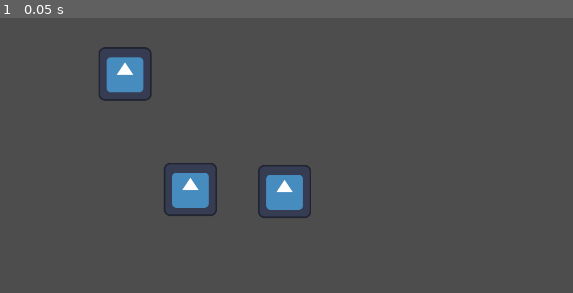
Above: before the commit, frame 1.
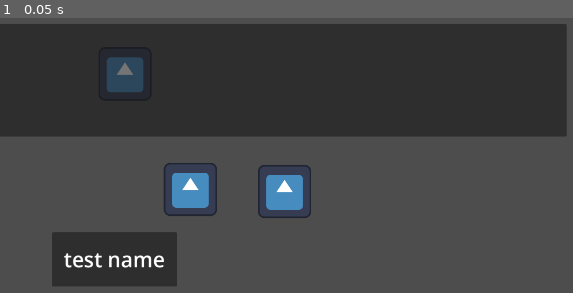
Above: after the commit, the same moment.

Repository: YYF233333/Ring-engine
Game: Godot game, scene res://scenes/main.tscn
The game is run twice, just before and just after one commit, with the same random seed, the same clock (stepped at 60 frames per second) and the same inputs. The engine's default icon, where the game draws it, is replaced by a stand-in: a white triangle on a blue panel in a dark square.
Inputs:
- Up to frame 1 (0.05 s): no input

The runs differ from the first frame. In frame 1, 44% of the frame differs, in the area x 0-99%, y 2-98%.
Error in both runs: Assertion failed. (res://modules/utils/assert.gd:33)

Commit message:
[REFACT] rework asset system

Diff:
--- a/modules/assets/asset.gd
+++ b/modules/assets/asset.gd
@@ -29,6 +29,8 @@
 ##  2. Construct by [Assets] system while init, mostly static assets with predefined
 ##      name. They are managed by [Assets] and act as a simpler interface to filesystem.
 
+## Used to identify an asset's type if one accidentally covert it to [Asset],
+## it is ok to just ignore this.
 enum AssetType{JSON, SCENE, IMAGE, AUDIO, OTHER}
 
 ## Asset name, used by other parts of the engine as well as scripts.
--- a/modules/assets/assets.gd
+++ b/modules/assets/assets.gd
@@ -2,46 +2,67 @@
 extends Node
 
 
-## 全局命名空间中的素材索引
-var global_asset: Dictionary = {}
+## 素材/素材组全局命名空间
+var global_namespace: Dictionary = {}
 
-## 素材组索引
-var group: Dictionary = {}
+## assets folder structure
+var asset_tree: Dictionary = {}
 
 func _ready() -> void:
-    var global_file: Dictionary = Asset.new_json("res://config/assets.json"
-        ).try_load().expect("Asset meta broken")
-    for name in global_file.keys():
-        var path = global_file[name][0]
-        var type = global_file[name][1]
-        global_asset[name] = _create_asset_with_type(name, path, type)
+    var assets: Dictionary = Asset.new_json("res://config/assets.json"
+        ).try_load().expect("Assets meta broken")
+    # build asset_tree
+    for name in assets:
+        asset_tree[name] = _parse_entry(name, assets[name])
+        global_namespace[name] = asset_tree[name]
 
-    var group_file: Dictionary = Asset.new_json("res://config/groups.json"
-        ).try_load().expect("Asset group meta broken")
-    for name in group_file.keys():
-        var g = AssetGroup.new(name)
-        for member in group_file[name]:
-            match typeof(member):
-                TYPE_STRING: g.add_member(global_asset[member])
-                TYPE_ARRAY:
-                    assert(member.size() == 3)
-                    g.add_member(_create_asset_with_type(member[0], member[1], member[2]))
-                _: Assert.unreachable()
-        group[name] = g
+## Return Asset/Group corresponding to the name in global namespace.
+func get_global(name: String) -> Option:
+    if not global_namespace.has(name):
+        return Option.None()
+    return Option.Some(global_namespace[name])
 
-func get_asset(name: String) -> Option:
-    if not global_asset.has(name):
-        return Option.None()
-    return Option.Some(global_asset[name])
+## Add an Asset/Group to global namespace,
+## return error if name conflict with exist Asset/Group.
+func add_to_global(obj) -> Result:
+    if global_namespace.has(obj.name):
+        return Result.Err("Name conflict")
+    global_namespace[obj.name] = obj
+    return Result.Ok()
 
-func get_group(name: String) -> Option:
-    if not group.has(name):
-        return Option.None()
-    return Option.Some(group[name])
+## Remove an Asset/Group corresponding to the name from global namespace,
+## return [code]true[/code] if it does exists, otherwise [code]false[/code].
+func remove_from_global(name: String) -> bool:
+    return global_namespace.erase(name)
+
+func _parse_entry(key: String, val: Dictionary):
+    print("parse entry ", key)
+    if val["type"] == "GROUP":
+        return _parse_group(key, val)
+    else:
+        return _parse_asset(key, val)
+
+func _parse_group(key: String, val: Dictionary) -> AssetGroup:
+    assert(val["type"] == "GROUP")
+    var ret = AssetGroup.new(key)
+    var members: Dictionary = val["members"]
+    for name in members:
+        ret.add_member(_parse_entry(name, members[name]))
+    if val.get("global", false):
+        global_namespace[key] = ret
+    return ret
+
+func _parse_asset(key: String, val: Dictionary):
+    var path = val["path"]
+    var asset = _create_asset_with_type(key, val["path"], val["type"])
+    if val.get("global", false):
+        global_namespace[key] = asset
+    return asset
+
 
 static func _create_asset_with_type(name, path, type):
     match type:
         "JSON": return JsonAsset.new(name, path)
         "SCENE": return SceneAsset.new(name, path)
         "IMAGE": return ImageAsset.new(name, path)
-    Assert.unreachable()
+    return Assert.unreachable()
--- a/modules/character/character.gd
+++ b/modules/character/character.gd
@@ -7,4 +7,4 @@
 ## When add to the SceneTree, this node provide an interface to all functionality needed,
 ## and manually alter inner nodes should be disallowed.
 
-var standing
+@onready var standing := $standing
--- a/modules/textbox/textbox.gd
+++ b/modules/textbox/textbox.gd
@@ -5,6 +5,28 @@
 ## assign in editor
 @export var namebox: Label
 
+var tween: Tween
+
+## 是否启用文本动画
+var animation: bool = true
+
+func _ready() -> void:
+    # force setting root control size
+    self.size = get_tree().root.size
+
 func unload():
     get_parent().remove_child(self)
     self.queue_free()
+
+func show_text(text: String, append := false) -> void:
+    textbox.text = text
+    if animation:
+        if tween != null:
+            tween.kill()
+        tween = create_tween().set_parallel()
+        textbox.visible_characters = 0
+        tween.tween_property(
+            textbox, "visible_characters", textbox.get_total_character_count(), 1.0)
+
+func show_name(name: String) -> void:
+    namebox.text = name
--- a/project.godot
+++ b/project.godot
@@ -33,10 +33,6 @@
 
 project/assembly_name="Ring Engine"
 
-[editor]
-
-export/convert_text_resources_to_binary=true
-
 [editor_plugins]
 
 enabled=PackedStringArray("res://addons/Todo_Manager/plugin.cfg", "res://addons/godotsize/plugin.cfg", "res://addons/script-name-on-top/plugin.cfg")
--- a/scenes/main.gd
+++ b/scenes/main.gd
@@ -1,6 +1,4 @@
 extends Node2D
-
-
 
 # Called when the node enters the scene tree for the first time.
 func _ready() -> void:
--- a/scenes/main.tscn
+++ b/scenes/main.tscn
@@ -1,10 +1,11 @@
-[gd_scene load_steps=7 format=3 uid="uid://rjgkbpmggh5x"]
+[gd_scene load_steps=8 format=3 uid="uid://rjgkbpmggh5x"]
 
 [ext_resource type="Script" path="res://scenes/main.gd" id="1_ovk5y"]
 [ext_resource type="Shader" path="res://scenes/main.gdshader" id="2_0n3w2"]
 [ext_resource type="Texture2D" uid="uid://ctnqjc8xnmw7j" path="res://icon.svg" id="2_2aywu"]
 [ext_resource type="Script" path="res://modules/canvas_layer/layers.gd" id="2_3d0h7"]
 [ext_resource type="Script" path="res://scenes/Icon2.gd" id="3_q0lyu"]
+[ext_resource type="PackedScene" uid="uid://dnru70kjid7b2" path="res://modules/textbox/textbox_main.tscn" id="6_cwcj3"]
 
 [sub_resource type="ShaderMaterial" id="ShaderMaterial_qm3yj"]
 shader = ExtResource("2_0n3w2")
@@ -24,3 +25,7 @@
 material = SubResource("ShaderMaterial_qm3yj")
 position = Vector2(457, 577)
 texture = ExtResource("2_2aywu")
+
+[node name="textbox_main" parent="." instance=ExtResource("6_cwcj3")]
+offset_right = 1920.0
+offset_bottom = 1080.0
Not shown: 2 places in modules/textbox/textbox_main.tscn that only renumber resources
Not shown, changed: TODO.md
Not shown, changed: asset.py
